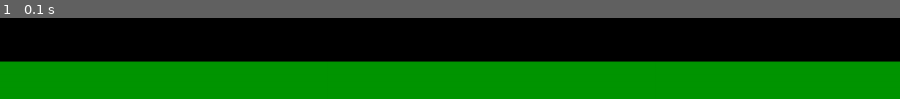
Above: before the commit, frame 1.
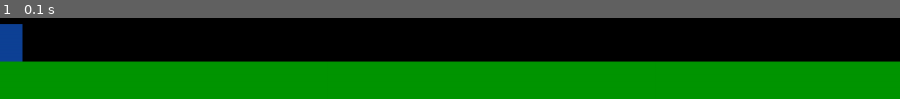
Above: after the commit, the same moment.

Repository: DragosNH/pygame_test
Game: pygame game, started from main.py
The game is run twice, just before and just after one commit, with the same random seed, the same clock (stepped at 60 frames per second) and the same inputs.
Inputs:
- Up to frame 1 (0.1 s): no input

The runs differ from the first frame. In frame 1, 1.2% of the frame differs, in the area x 0-3%, y 7-55%.

Commit message:
added character

Diff:
--- a/main.py
+++ b/main.py
@@ -14,8 +14,16 @@
                 quit = True
 
         #********** Your game logic here **********
+        x = 0
+        y = 650
+
+        player = (x, y, 30, 50)
+
+        pygame.draw.rect(window, (15, 66, 150), player)
 
         pygame.draw.rect(window, (0, 150, 0), (0, 700, 1200, 50))
+
+
 
         #********** Update screen **********
         pygame.display.update()                         # Actually does the screen update
